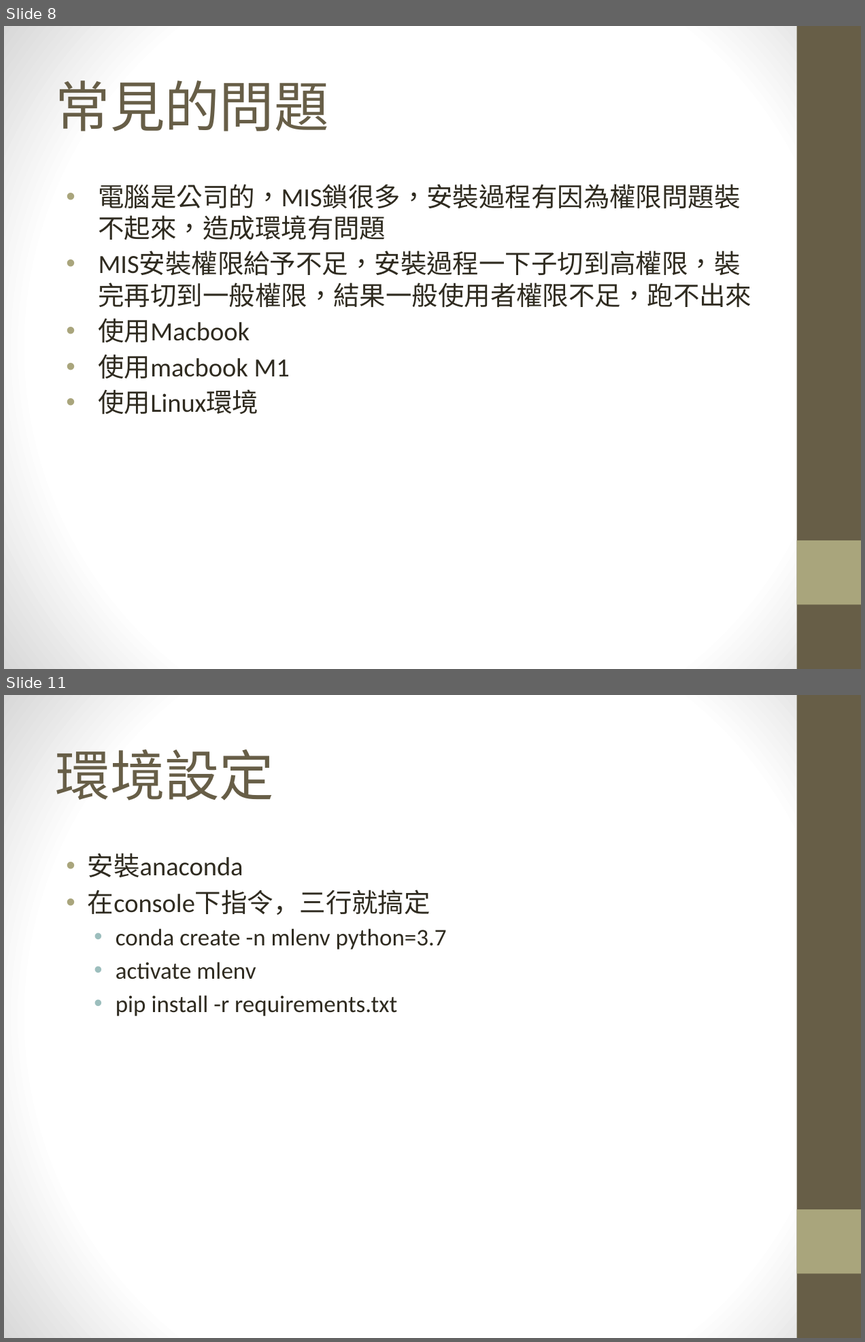
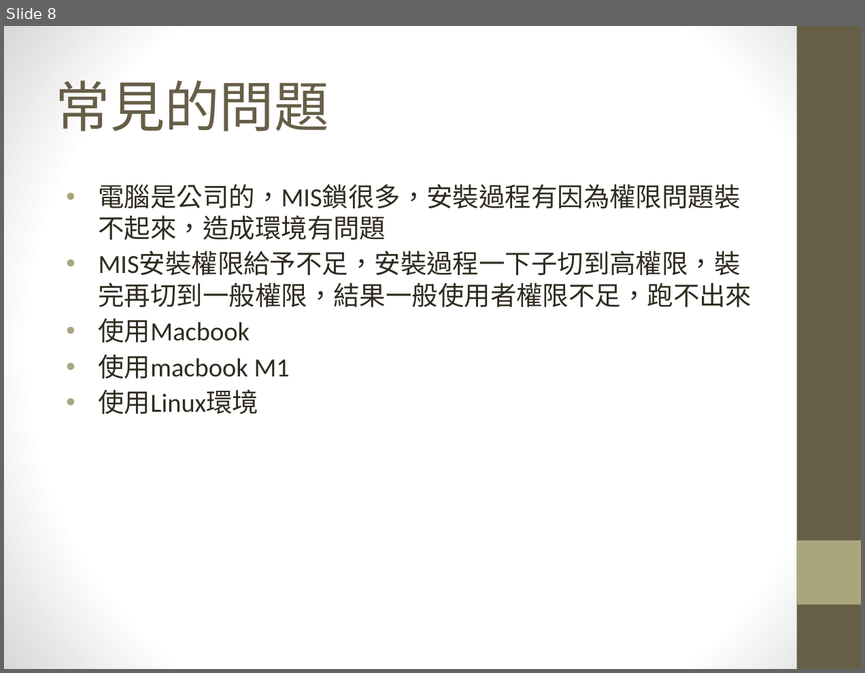
Before and after one commit to maloyang/KH20220820_Python_ML_DL, a slide deck: W05/W05_env_install.pptx. Shown one above the other, each under a label of ours: slides 8 and 11 before the commit, slide 8 after it; the slides between them are not shown. The pictures are 865x1342 and 865x673 pixels, drawn with LibreOffice and Linux fonts; fonts in the diff are those of the drawing. Boxes give left, top, right and bottom in pixels: in the first picture for what was removed or moved away, otherwise in the second. Text is boxed around its words. In the diff, an @@ line names an element or a change of style, - is before the commit and + after.

```diff
--- a/W05/W05_env_install.pptx
+++ b/W05/W05_env_install.pptx
@@ slide 11 removed at box(4, 695, 861, 1338), background gradient #FFFFFF to #D8D8D8; not listed: 2 template elements that a slide beside it also shows @@
@@ title removed at box(56, 749, 275, 800) @@
-環境設定
@@ text removed at box(88, 853, 447, 1016) @@
-• 安裝anaconda
-• 在console下指令，三行就搞定
-  • conda create -n mlenv python=3.7
-  • activate mlenv
-  • pip install -r requirements.txt
```
Also in this commit, not shown: 1 slide changed, 3 other slides removed, 2 other files.
